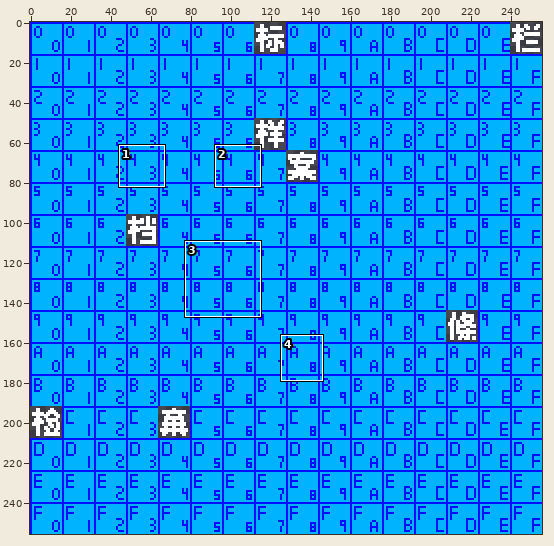
Sprite sheet: assets/base/font/cosmic-reach-font-6800.png. Above: a wide view before the commit, with the close-up outlined.
Close-up. Before:
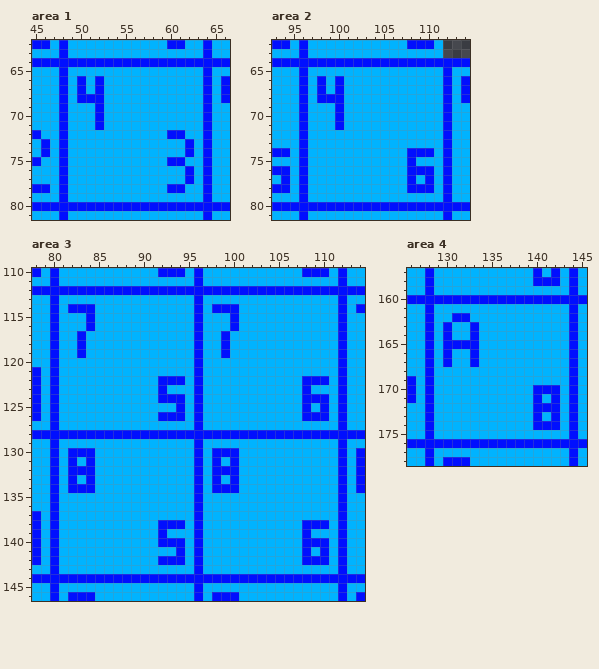
The file is 256x256 pixels. Shown: area 1: x 45..66, y 62..81; area 2: x 93..114, y 62..81; area 3: x 78..114, y 110..146; area 4: x 126..145, y 157..178. The commit also changed other parts of the picture, which this record leaves out.
After the commit:
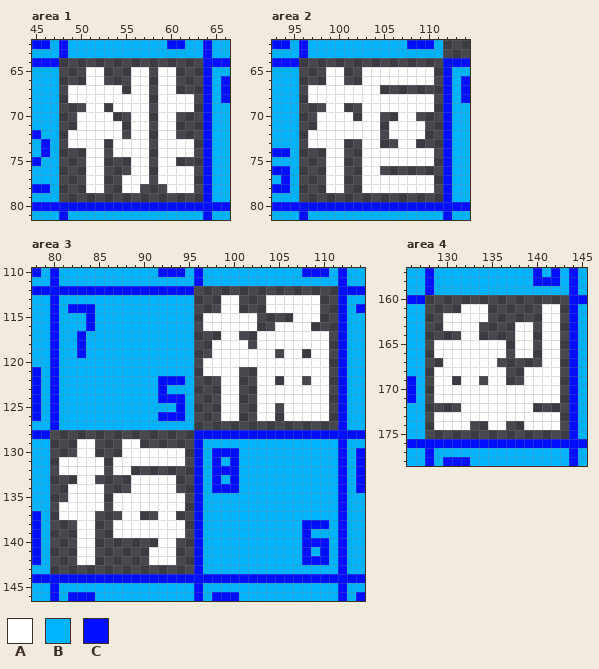
Palette (. is transparent): A #ffffff  B #00b3ff  C #000fff
The exact change:
Area 1:
y 64: x 48..63 CCCCCCCCCCCCCCCC -> ................
y 65: x 48..63 CBBBBBBBBBBBBBBB -> ...AA...AA.AA...
y 66: x 48..63 CBCBCBBBBBBBBBBB -> ...AA...AA.AA...
y 67: x 48..63 CBCBCBBBBBBBBBBB -> .AAAAAA.AA.AA...
y 68: x 48..63 CBCCCBBBBBBBBBBB -> .AAAAAAAAA.AAAA.
y 69: x 48..63 CBBBCBBBBBBBBBBB -> ...AA.AAAA.AAAA.
y 70: x 48..63 CBBBCBBBBBBBBBBB -> ..AAAA..AA.AA...
y 71: x 48..63 CBBBCBBBBBBBBBBB -> ..AAAAA.AA.AA...
y 72: x 48..63 CBBBBBBBBBBBCCBB -> .AAAAAA.AA.AA...
y 73: x 48..63 CBBBBBBBBBBBBBCB -> .AAAA.AAAA.AAAA.
y 74: x 48..63 CBBBBBBBBBBBBBCB -> ...AA.AAAA.AAAA.
y 75: x 48..63 CBBBBBBBBBBBCCBB -> ...AA...AA.AA...
y 76: x 48..63 CBBBBBBBBBBBBBCB -> ...AA...AA.AAAA.
y 77: x 48..63 CBBBBBBBBBBBBBCB -> ...AA..AAA.AAAA.
y 78: x 48..63 CBBBBBBBBBBBCCBB -> ...AA..AA...AAA.
y 79: x 48..63 CBBBBBBBBBBBBBBB -> ................
Area 2:
y 64: x 96..111 CCCCCCCCCCCCCCCC -> ................
y 65: x 96..111 CBBBBBBBBBBBBBBB -> ...AA..AAAAAAAA.
y 66: x 96..111 CBCBCBBBBBBBBBBB -> ...AA..AAAAAAAA.
y 67: x 96..111 CBCBCBBBBBBBBBBB -> .AAAAAAAA.......
y 68: x 96..111 CBCCCBBBBBBBBBBB -> .AAAAAAAAAAAAAA.
y 69: x 96..111 CBBBCBBBBBBBBBBB -> ...AA..AAAAAAAA.
y 70: x 96..111 CBBBCBBBBBBBBBBB -> ..AAAA.AA..AA...
y 71: x 96..111 CBBBCBBBBBBBBBBB -> ..AAAAAAA.AAAA..
y 72: x 96..111 CBBBBBBBBBBBBBBB -> .AAAAAAAA.AAAA..
y 73: x 96..111 CBBBBBBBBBBBBBBB -> .AAAA..AA..AA...
y 74: x 96..111 CBBBBBBBBBBBCCCB -> ...AA..AAAAAAAA.
y 75: x 96..111 CBBBBBBBBBBBCBBB -> ...AA..AAAAAAAA.
y 76: x 96..111 CBBBBBBBBBBBCCCB -> ...AA..AA.......
y 77: x 96..111 CBBBBBBBBBBBCBCB -> ...AA..AAAAAAAA.
y 78: x 96..111 CBBBBBBBBBBBCCCB -> ...AA..AAAAAAAA.
y 79: x 96..111 CBBBBBBBBBBBBBBB -> ................
Area 3:
y 112: x 96..111 CCCCCCCCCCCCCCCC -> ................
y 113: x 96..111 CBBBBBBBBBBBBBBB -> ...AA...AAAAAA..
y 114: x 96..111 CBCCCBBBBBBBBBBB -> ...AA...AAAAAA..
y 115: x 96..111 CBBBCBBBBBBBBBBB -> .AAAAAA....AAA..
y 116: x 96..111 CBBBCBBBBBBBBBBB -> .AAAAAA..AAAA...
y 117: x 96..111 CBBCBBBBBBBBBBBB -> ...AA..AAAAAAAA.
y 118: x 96..111 CBBCBBBBBBBBBBBB -> ..AAAA.AAAAAAAA.
y 119: x 96..111 CBBCBBBBBBBBBBBB -> ..AAAAAAA.AA.AA.
y 120: x 96..111 CBBBBBBBBBBBBBBB -> .AAAAAAAAAAAAAA.
y 121: x 96..111 CBBBBBBBBBBBBBBB -> .AAAA..AAAAAAAA.
y 122: x 96..111 CBBBBBBBBBBBCCCB -> ...AA..AA.AA.AA.
y 123: x 96..111 CBBBBBBBBBBBCBBB -> ...AA..AAAAAAAA.
y 124: x 96..111 CBBBBBBBBBBBCCCB -> ...AA..AAAAAAAA.
y 125: x 96..111 CBBBBBBBBBBBCBCB -> ...AA..AA.AAAAA.
y 126: x 96..111 CBBBBBBBBBBBCCCB -> ...AA..AA.AAAAA.
y 127: x 96..111 CBBBBBBBBBBBBBBB -> ................
y 128: x 80..95 CCCCCCCCCCCCCCCC -> ................
y 129: x 80..95 CBBBBBBBBBBBBBBB -> ...AA...AA......
y 130: x 80..95 CBCCCBBBBBBBBBBB -> ...AA...AAAAAAA.
y 131: x 80..95 CBCBCBBBBBBBBBBB -> .AAAAA.AAAAAAAA.
y 132: x 80..95 CBCCCBBBBBBBBBBB -> .AAAAA.AA.......
y 133: x 80..95 CBCBCBBBBBBBBBBB -> ...AA....AAAAA..
y 134: x 80..95 CBCCCBBBBBBBBBBB -> ..AAAA...AAAAA..
y 135: x 80..95 CBBBBBBBBBBBBBBB -> ..AAAA.AAAAAAAA.
y 136: x 80..95 CBBBBBBBBBBBBBBB -> .AAAAA.AAAAAAAA.
y 137: x 80..95 CBBBBBBBBBBBBBBB -> .AAAA...AA..AA..
y 138: x 80..95 CBBBBBBBBBBBCCCB -> ...AA..AAAAAAAA.
y 139: x 80..95 CBBBBBBBBBBBCBBB -> ...AA..AAAAAAAA.
y 140: x 80..95 CBBBBBBBBBBBCCCB -> ...AA.......AA..
y 141: x 80..95 CBBBBBBBBBBBBBCB -> ...AA......AAA..
y 142: x 80..95 CBBBBBBBBBBBCCCB -> ...AA......AAA..
y 143: x 80..95 CBBBBBBBBBBBBBBB -> ................
Area 4:
y 160: x 128..143 CCCCCCCCCCCCCCCC -> ................
y 161: x 128..143 CBBBBBBBBBBBBBBB -> ....AAA......AA.
y 162: x 128..143 CBBCCBBBBBBBBBBB -> ..AAAAA......AA.
y 163: x 128..143 CBCBBCBBBBBBBBBB -> ..AAAA....AA.AA.
y 164: x 128..143 CBCBBCBBBBBBBBBB -> ....AA....AA.AA.
y 165: x 128..143 CBCCCCBBBBBBBBBB -> .AAAAAAAA.AA.AA.
y 166: x 128..143 CBCBBCBBBBBBBBBB -> .AAAAAAAA.AA.AA.
y 167: x 128..143 CBCBBCBBBBBBBBBB -> ..AAAAAA.....AA.
y 168: x 128..143 CBBBBBBBBBBBBBBB -> .AAAAAAAA..AAAA.
y 169: x 128..143 CBBBBBBBBBBBBBBB -> .AA.AA.AA..AAAA.
y 170: x 128..143 CBBBBBBBBBBBCCCB -> .AAAAAAAAAAAAAA.
y 171: x 128..143 CBBBBBBBBBBBCBCB -> .AAAAAAAAAAAAAA.
y 172: x 128..143 CBBBBBBBBBBBCCCB -> ....AAAAAAAA....
y 173: x 128..143 CBBBBBBBBBBBCBCB -> .AAAAAAAAAAAAAA.
y 174: x 128..143 CBBBBBBBBBBBCCCB -> .AAAA..AA..AAAA.
y 175: x 128..143 CBBBBBBBBBBBBBBB -> ................
Pixel boxes of the changes (left, top, right, bottom) in both close-ups:
changed: (59, 58, 203, 202)
changed: (299, 58, 443, 202)
changed: (50, 286, 338, 574)
changed: (425, 295, 569, 439)
